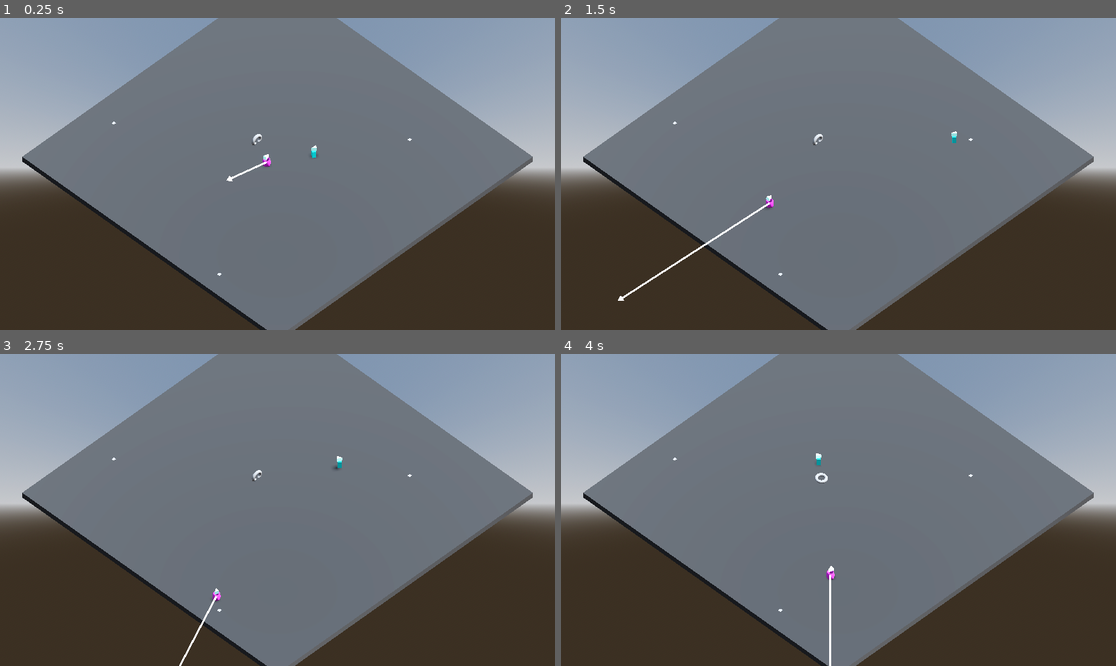
Above: before the commit, frames 1-4 (two rows, left to right).
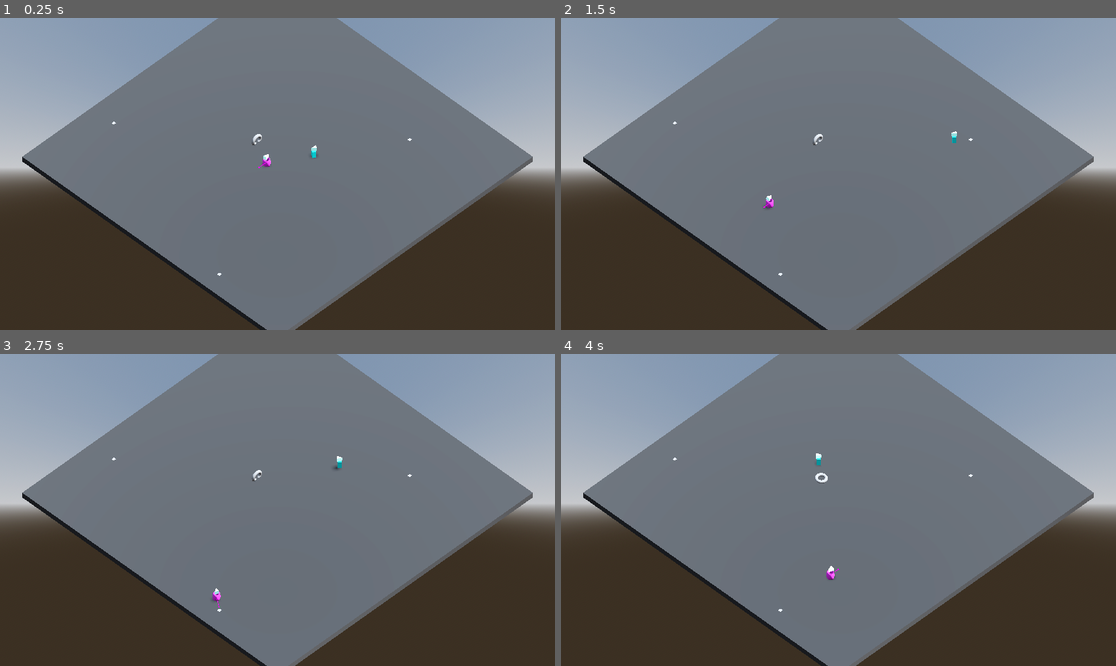
Above: after the commit, the same moments.

Repository: gparlakov/context_based_steering_test
Game: Godot game, scene res://navmesh_chhunks_demo_3d.tscn
Same seed, same stepped clock (60 frames per second), same inputs: the game is played once before the commit and once after it.
Inputs (mouse positions are in pixels of both pictures, inside the frame that each line leads up to):
- Up to frame 1 (0.25 s): no input
- Up to frame 2 (1.5 s): move the mouse to (960, 158) at 0.52 s; click (960, 158) at 0.67 s; move the mouse to (727, 189) at 1.27 s; click (727, 189) at 1.42 s
- Up to frame 3 (2.75 s): move the mouse to (333, 441) at 2.02 s; click (333, 441) at 2.17 s
- Up to frame 4 (4 s): move the mouse to (810, 572) at 2.77 s; click (810, 572) at 2.92 s; move the mouse to (1005, 556) at 3.52 s; click (1005, 556) at 3.67 s

The runs differ from the first frame. In frame 1, less than 0.1% of the frame differs, in the area x 40-49%, y 46-53%; in frame 2, 0.2%, in the area x 10-38%, y 59-91%; in frame 3, less than 0.1%; in frame 4, 0.1%.

Commit message:
debug drawing the actual vector

Diff:
--- a/debug_draw_3d.gd
+++ b/debug_draw_3d.gd
@@ -44,6 +44,6 @@
 			prop = object.get_meta(property)
 		if(prop != null):
 			var start = camera.unproject_position(object.global_transform.origin)
-			var end = camera.unproject_position(object.global_transform.origin + prop * scale)
+			var end = camera.unproject_position(prop * scale)
 			debugCanvas.draw_line(start, end, color, width)
 			debugCanvas.draw_triangle(end, start.direction_to(end), width*2, color)
--- a/navmesh_chhunks_demo_3d.gd
+++ b/navmesh_chhunks_demo_3d.gd
@@ -68,7 +68,7 @@
 		ray_directions[i] = Vector2.RIGHT.rotated(angle)
 
 	player.set_meta("next_position", Vector3.ZERO)
-	$DebugOverlay.draw.add_vector(player, "next_position", 2, 4, Color(1,1,1))
+	$DebugOverlay.draw.add_vector(player, "next_position", 1, 1, Color(1,0,1))
 
 static func create_region_chunks(chunks_root_node: Node, p_source_geometry: NavigationMeshSourceGeometryData3D, p_chunk_size: float, p_agent_radius: float) -> void:
 	# We need to know how many chunks are required for the input geometry.
